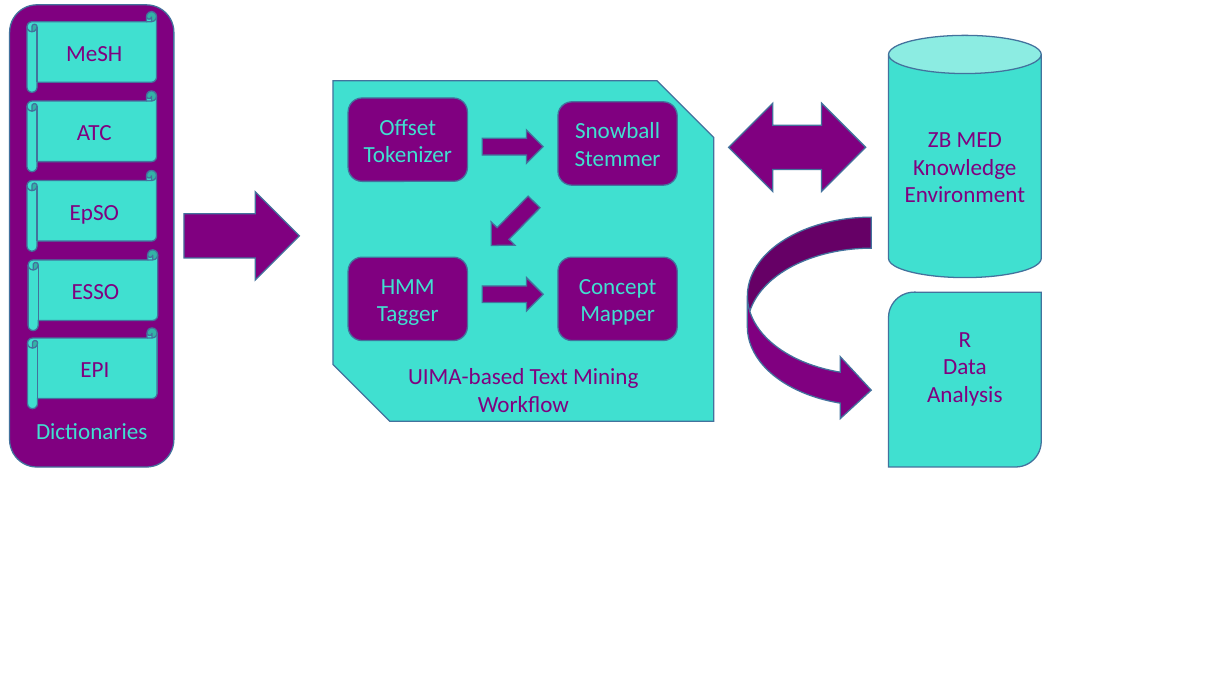
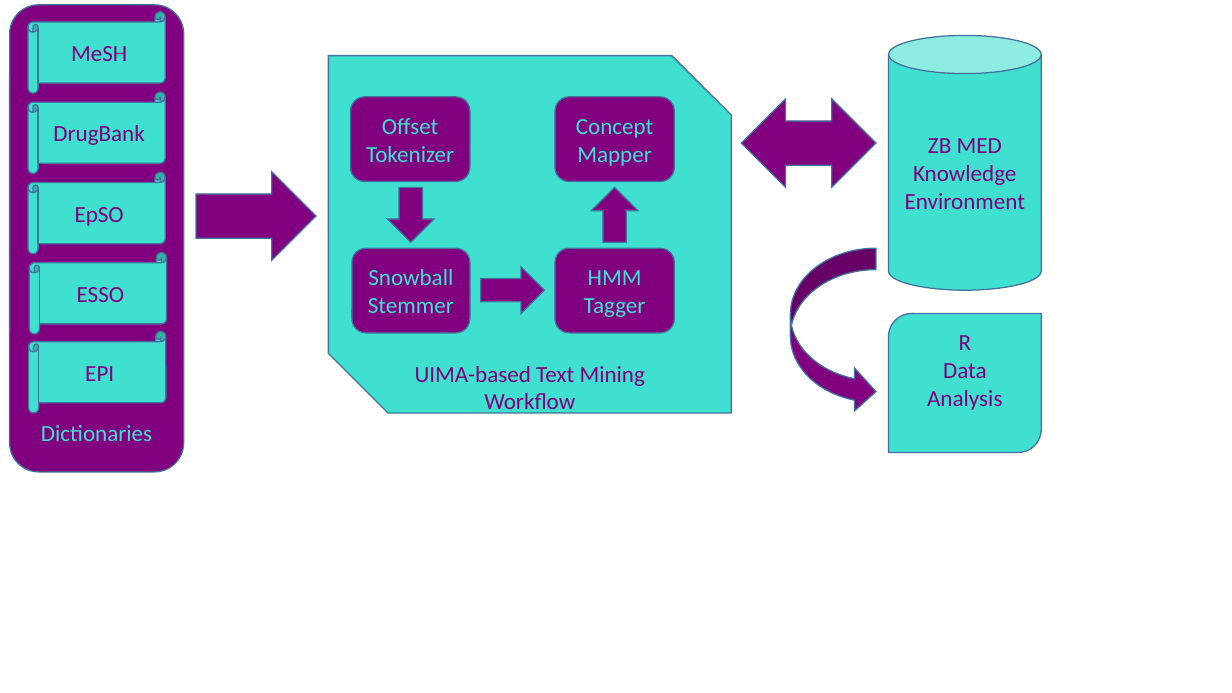
Before and after one commit to bernd-mueller/epos, a slide deck: slide 1 of inst/misc/workflow.pptx. Drawn at 1232x693 pixels with LibreOffice and Linux fonts; fonts in the diff are those of the drawing. Boxes give left, top, right and bottom in pixels: in the first picture for what was removed or moved away, otherwise in the second. Text is boxed around its words. In the diff, an @@ line names an element or a change of style, - is before the commit and + after.

```diff
--- a/inst/misc/workflow.pptx
+++ b/inst/misc/workflow.pptx
@@ rounded rectangle "Dictionaries": place and size @@
-rounded rectangle "Dictionaries" at (9, 5, 174, 467)
+rounded rectangle "Dictionaries" at (9, 5, 183, 471)
@@ horizontal scroll "MeSH": place and size @@
-horizontal scroll "MeSH" at (27, 12, 156, 92)
+horizontal scroll "MeSH" at (28, 12, 165, 93)
@@ snip diag rect "UIMA-based Text Mining Workflow": place and size @@
-snip diag rect "UIMA-based Text Mining Workflow" at (333, 80, 714, 421)
+snip diag rect "UIMA-based Text Mining Workflow" at (328, 55, 731, 413)
@@ cylinder "ZB MED": place and size @@
-cylinder "ZB MED" at (889, 35, 1042, 277)
+cylinder "ZB MED" at (889, 35, 1042, 290)
@@ horizontal scroll "DrugBank": place and size @@
-horizontal scroll "DrugBank" at (27, 91, 156, 172)
+horizontal scroll "DrugBank" at (28, 92, 165, 174)
@@ rounded rectangle "Concept": place and size @@
-rounded rectangle "Concept" at (558, 257, 677, 340)
+rounded rectangle "Concept" at (555, 97, 675, 182)
@@ left right arrow: place and size @@
-left right arrow at (729, 104, 866, 192)
+left right arrow at (741, 99, 876, 188)
@@ text in horizontal scroll at (53, 125, 144, 145): text changed @@
-ATC
+DrugBank
@@ horizontal scroll "EpSO": place and size @@
-horizontal scroll "EpSO" at (27, 171, 156, 251)
+horizontal scroll "EpSO" at (28, 172, 165, 253)
@@ right arrow: place and size @@
-right arrow at (184, 191, 299, 280)
+right arrow at (196, 172, 316, 261)
@@ right arrow at (387, 188, 434, 242): rotation 0 to 90 degrees @@
@@ right arrow at (592, 188, 639, 242): rotation 134 to 270 degrees @@
@@ horizontal scroll "ESSO": place and size @@
-horizontal scroll "ESSO" at (28, 250, 157, 330)
+horizontal scroll "ESSO" at (30, 252, 167, 334)
@@ rounded rectangle "Snowball": place and size @@
-rounded rectangle "Snowball" at (558, 102, 677, 185)
+rounded rectangle "Snowball" at (352, 249, 470, 334)
@@ right arrow: place and size @@
-right arrow at (482, 277, 543, 311)
+right arrow at (481, 267, 544, 314)
@@ rounded rectangle "HMM": place and size @@
-rounded rectangle "HMM" at (348, 257, 468, 340)
+rounded rectangle "HMM" at (555, 249, 675, 334)
@@ curved right arrow: place and size @@
-curved right arrow at (748, 217, 872, 421)
+curved right arrow at (790, 249, 876, 413)
@@ round diag rect "R": place and size @@
-round diag rect "R" at (889, 292, 1042, 467)
+round diag rect "R" at (889, 313, 1042, 452)
@@ horizontal scroll "EPI": place and size @@
-horizontal scroll "EPI" at (28, 328, 157, 409)
+horizontal scroll "EPI" at (29, 332, 166, 413)
```
Also in this commit, not shown: 34 other files.
